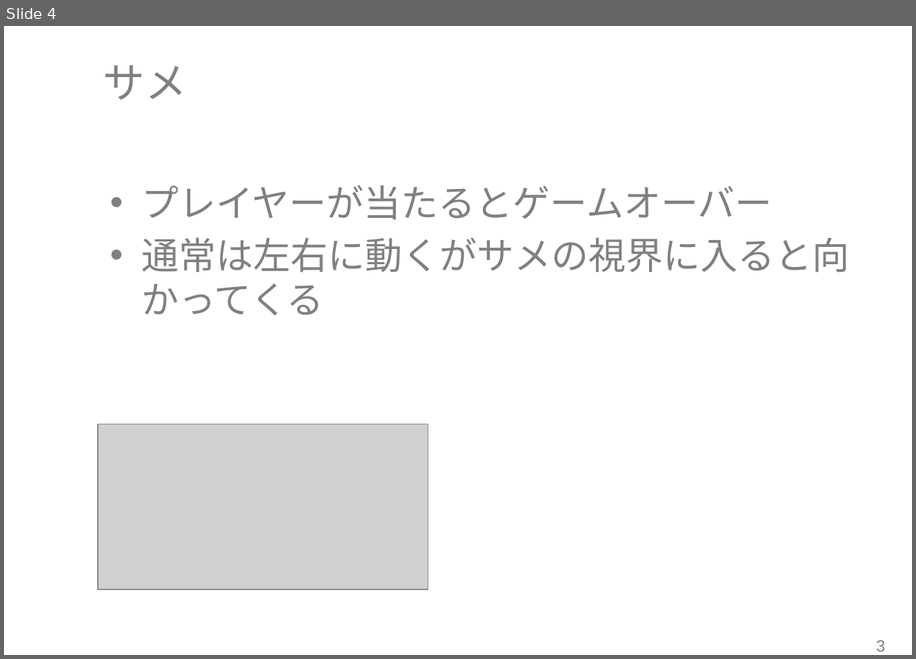
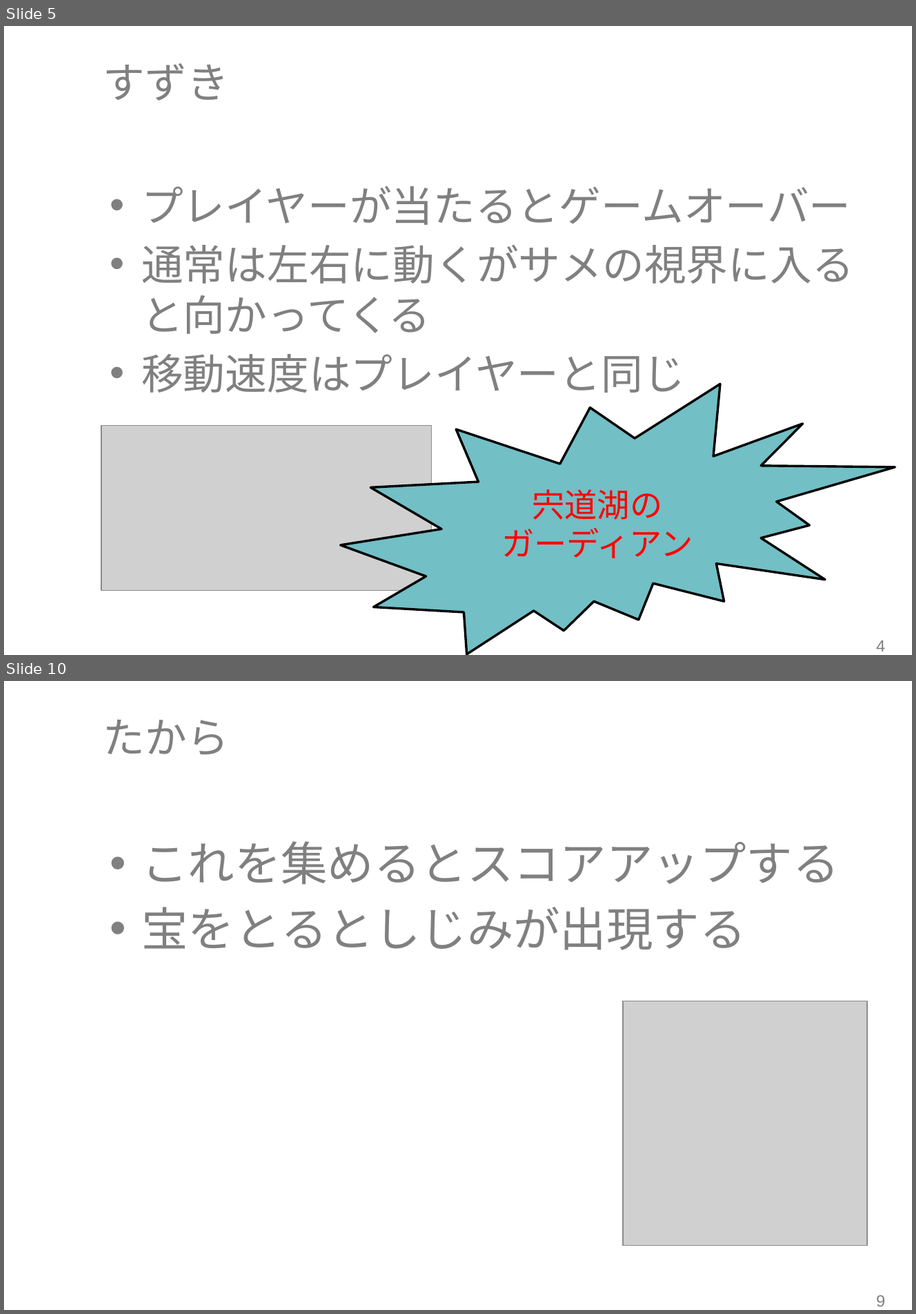
Before and after one commit to RubyCamp/rc2016s_g6, a slide deck: shinziko.pptx. Shown one above the other, each under a label of ours: slide 4 before the commit, slides 5 and 10 after it; the slides between them are not shown. The pictures are 916x659 and 916x1314 pixels, drawn with LibreOffice and Linux fonts; fonts in the diff are those of the drawing; grey boxes stand for pictures; background and template pictures are left out. Boxes give left, top, right and bottom in pixels: in the first picture for what was removed or moved away, otherwise in the second. Text is boxed around its words. In the diff, an @@ line names an element or a change of style, - is before the commit and + after.

```diff
--- a/shinziko.pptx
+++ b/shinziko.pptx
@@ slide 10 added at box(4, 681, 912, 1310), background #FFFFFF @@
@@ title added at box(103, 720, 229, 755), 36 pt, text #808080 @@
+たから
@@ text added at box(141, 841, 839, 950), 40 pt, text #808080 @@
+• これを集めるとスコアアップする
+• 宝をとるとしじみが出現する
@@ picture added at box(624, 1001, 868, 1245) @@
@@ page number added at box(876, 1294, 885, 1306), 14 pt, text #808080 @@
+9
@@ what was slide 4 is now slide 5 @@
@@ slide 5 changed as well @@
@@ title at box(103, 63, 229, 101): text changed @@
-サメ
+すずき
@@ text at box(141, 186, 854, 334): size 32 to 36 pt in "プレイヤーが当たるとゲームオーバー", "通常は左右に動くがサメの視界に入ると向かってくる" @@
@@ text at box(141, 354, 685, 392): paragraph added @@
+• 移動速度はプレイヤーと同じ
@@ irregular seal added at box(340, 384, 895, 654), fill #72BFC5, outline #000000 2 pt, 28 pt, text #FF0000 @@
+宍道湖の
+ガーディアン
@@ picture: place and size @@
-picture at box(98, 424, 428, 590)
+picture at box(101, 425, 432, 590)
@@ page number at box(876, 640, 885, 651): text changed @@
-3
+4
```
Also in this commit, not shown: 3 other slides changed, 6 other slides added.
